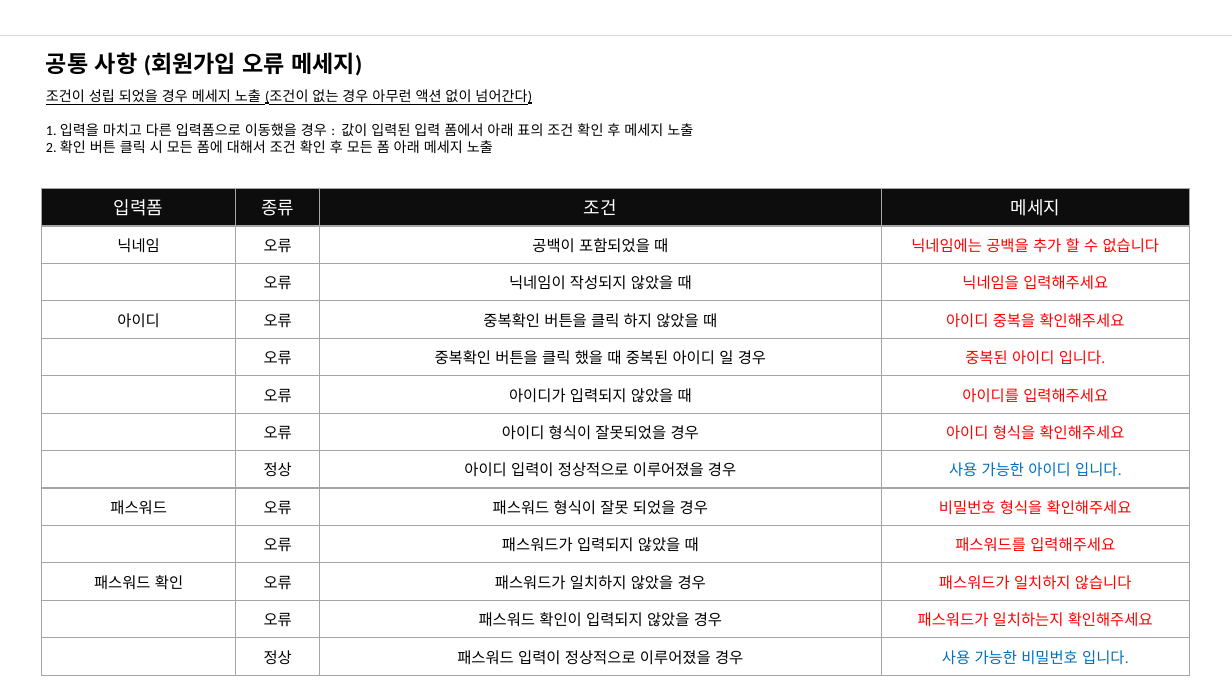
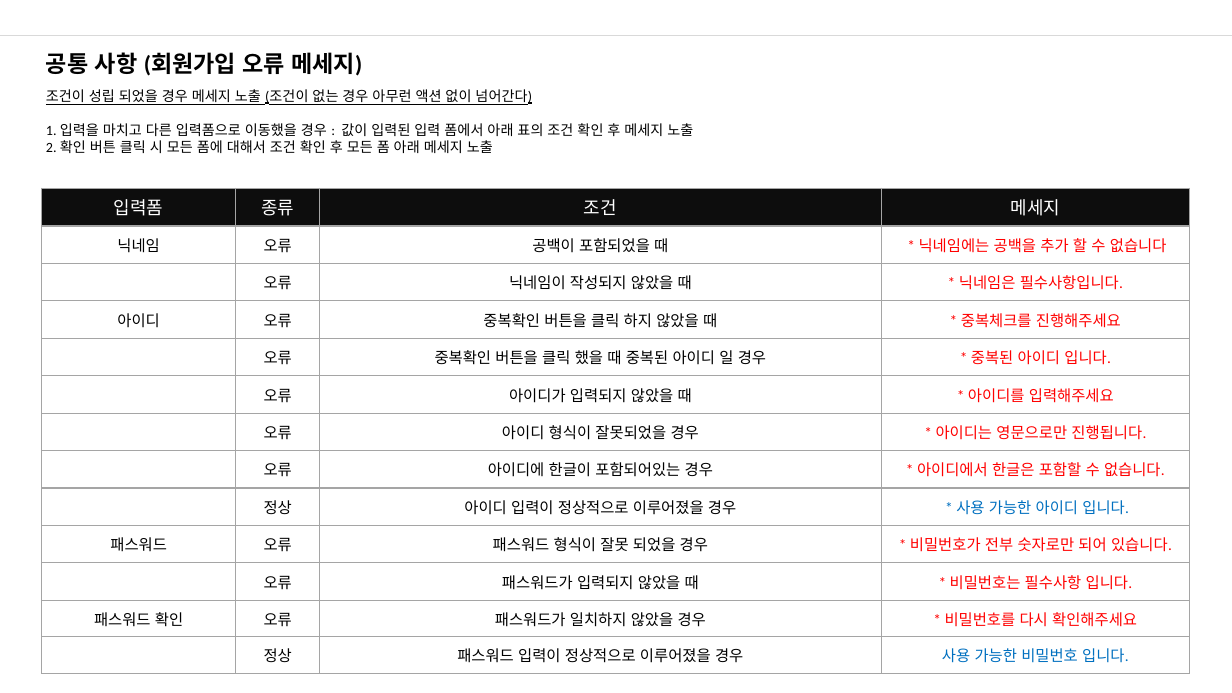
Before and after one commit to nohminkyoung/final_anchovy, a slide deck: slide 10 of plan/finalproject.pptx (slide 17 before the commit). Drawn at 1232x693 pixels with LibreOffice and Linux fonts; fonts in the diff are those of the drawing. Boxes give left, top, right and bottom in pixels: in the first picture for what was removed or moved away, otherwise in the second. Text is boxed around its words. In the diff, an @@ line names an element or a change of style, - is before the commit and + after.

```diff
--- a/plan/finalproject.pptx
+++ b/plan/finalproject.pptx
@@ table at [42,189,1190,675] @@
-row 2, column 4: 닉네임에는 공백을 추가 할 수 없습니다
+row 2, column 4: * 닉네임에는 공백을 추가 할 수 없습니다
-row 3, column 4: 닉네임을 입력해주세요
+row 3, column 4: * 닉네임은 필수사항입니다.
-row 4, column 4: 아이디 중복을 확인해주세요
+row 4, column 4: * 중복체크를 진행해주세요
-row 5, column 4: 중복된 아이디 입니다.
+row 5, column 4: * 중복된 아이디 입니다.
-row 6, column 4: 아이디를 입력해주세요
+row 6, column 4: * 아이디를 입력해주세요
-row 7, column 4: 아이디 형식을 확인해주세요
+row 7, column 4: * 아이디는 영문으로만 진행됩니다.
-row 8:  | 정상 | 아이디 입력이 정상적으로 이루어졌을 경우 | 사용 가능한 아이디 입니다.
+row 8:  | 오류 | 아이디에 한글이 포함되어있는 경우 | * 아이디에서 한글은 포함할 수 없습니다.
-row 9: 패스워드 | 오류 | 패스워드 형식이 잘못 되었을 경우 | 비밀번호 형식을 확인해주세요
+row 9:  | 정상 | 아이디 입력이 정상적으로 이루어졌을 경우 | * 사용 가능한 아이디 입니다.
-row 10:  | 오류 | 패스워드가 입력되지 않았을 때 | 패스워드를 입력해주세요
+row 10: 패스워드 | 오류 | 패스워드 형식이 잘못 되었을 경우 | * 비밀번호가 전부 숫자로만 되어 있습니다.
-row 11: 패스워드 확인 | 오류 | 패스워드가 일치하지 않았을 경우 | 패스워드가 일치하지 않습니다
+row 11:  | 오류 | 패스워드가 입력되지 않았을 때 | * 비밀번호는 필수사항 입니다.
-row 12:  | 오류 | 패스워드 확인이 입력되지 않았을 경우 | 패스워드가 일치하는지 확인해주세요
+row 12: 패스워드 확인 | 오류 | 패스워드가 일치하지 않았을 경우 | * 비밀번호를 다시 확인해주세요
```
Also in this commit, not shown: 29 other slides changed, 7 slides added, 9 slides removed.
